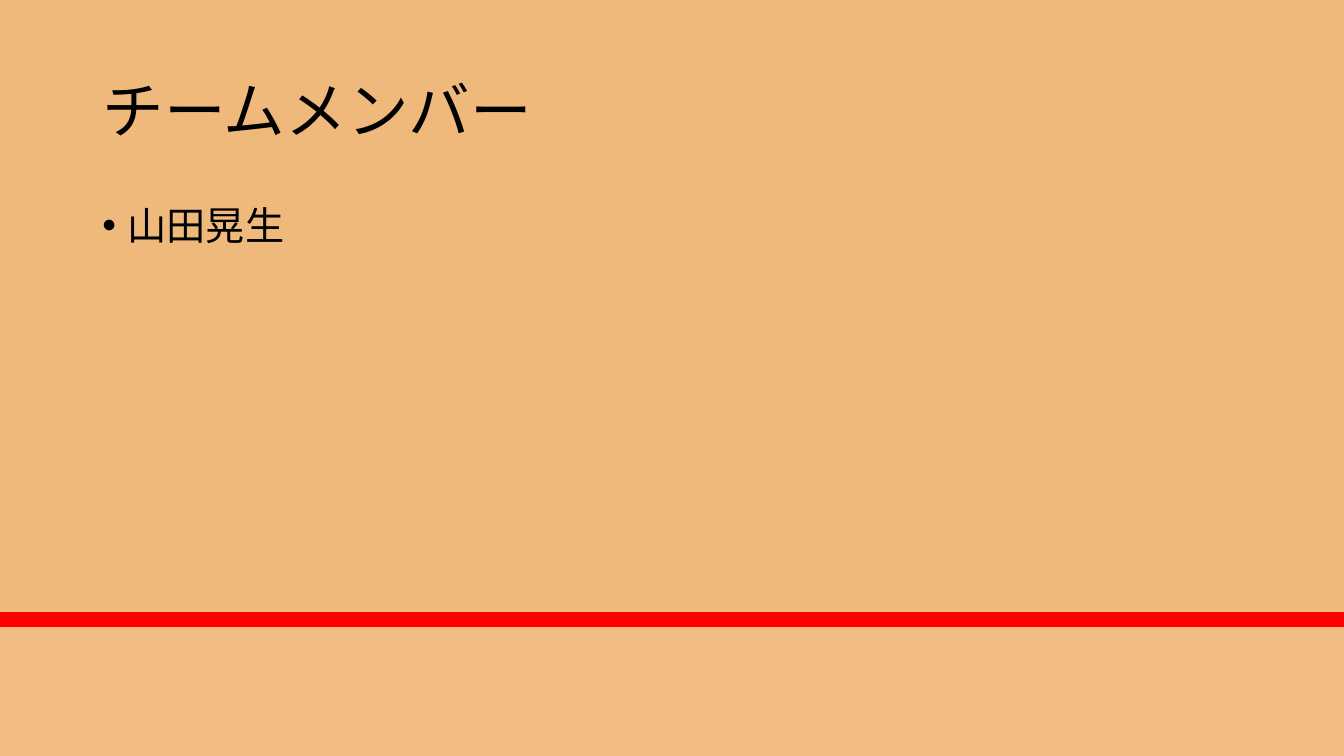
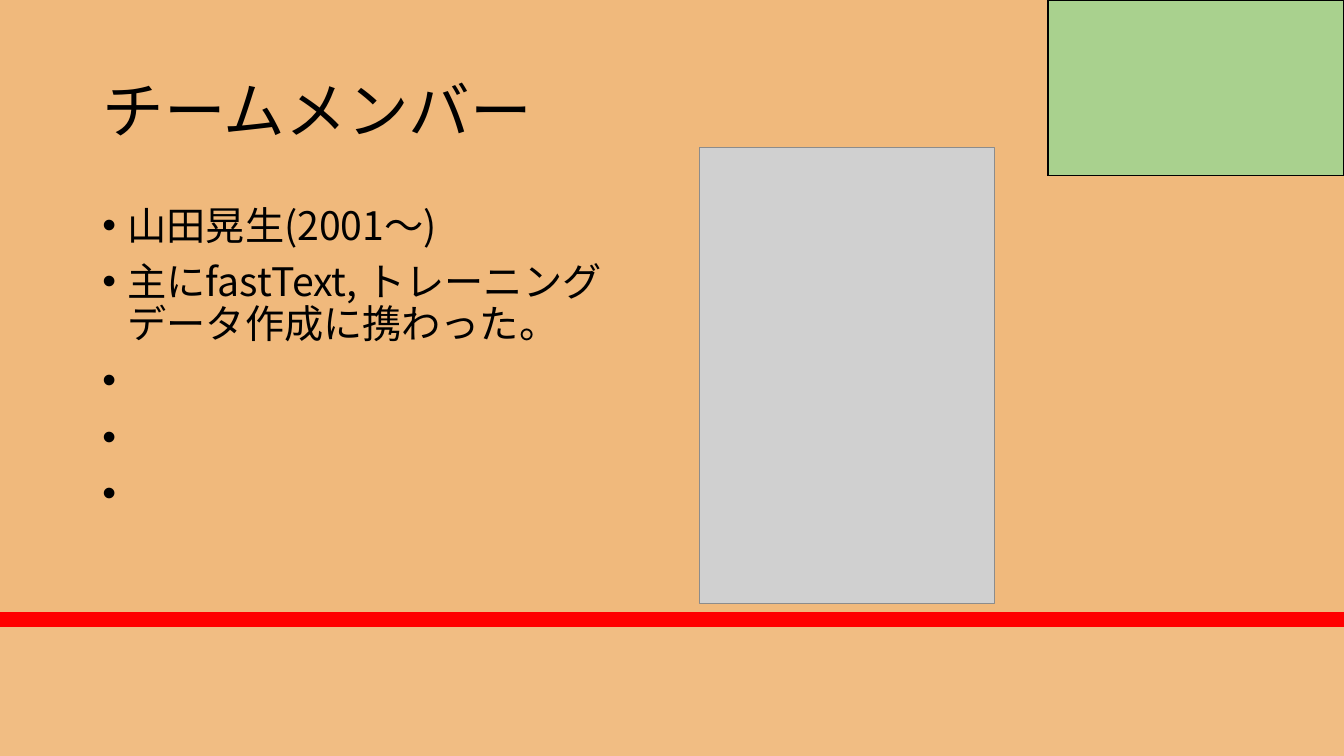
Before and after one commit to RikiishiSuzunosuke/AIspeaker_yosie, a slide deck: slide 29 of presentation/AIスピーカー開発_3_main.pptx. Drawn at 1344x756 pixels with LibreOffice and Linux fonts; fonts in the diff are those of the drawing; grey boxes stand for pictures. Boxes give left, top, right and bottom in pixels: in the first picture for what was removed or moved away, otherwise in the second. Text is boxed around its words. In the diff, an @@ line names an element or a change of style, - is before the commit and + after.

```diff
--- a/presentation/AIスピーカー開発_3_main.pptx
+++ b/presentation/AIスピーカー開発_3_main.pptx
@@ rectangle added at <box>1049,0,1344,175</box>, fill #A9D18E, outline #000000 1 pt @@
@@ picture added at <box>700,148,995,604</box> @@
@@ text at <box>128,207,602,341</box>: text changed @@
-• 山田晃生
+• 山田晃生(2001～)
+• 主にfastText, トレーニングデータ作成に携わった。
```
Also in this commit, not shown: 14 other slides changed, 4 other files.
